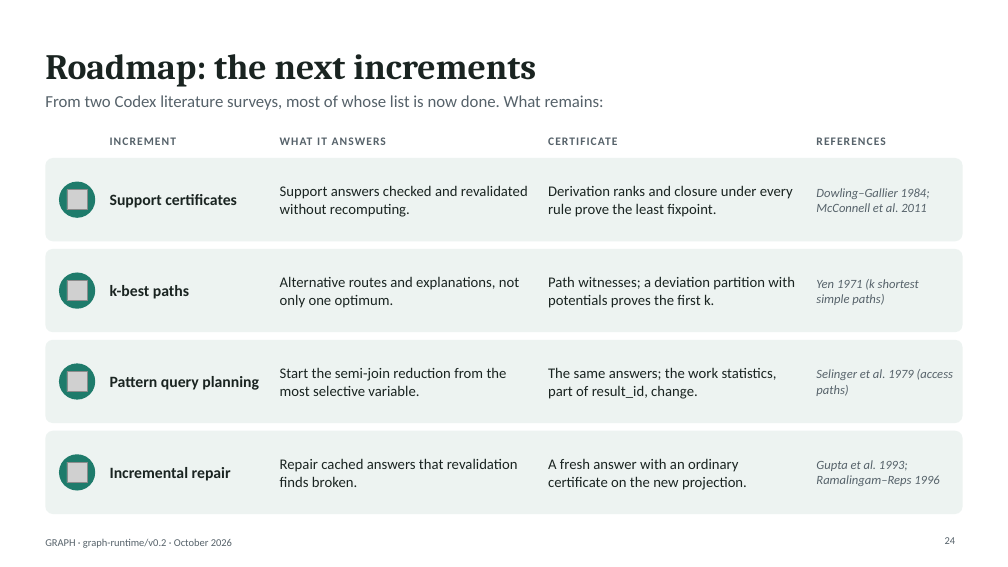
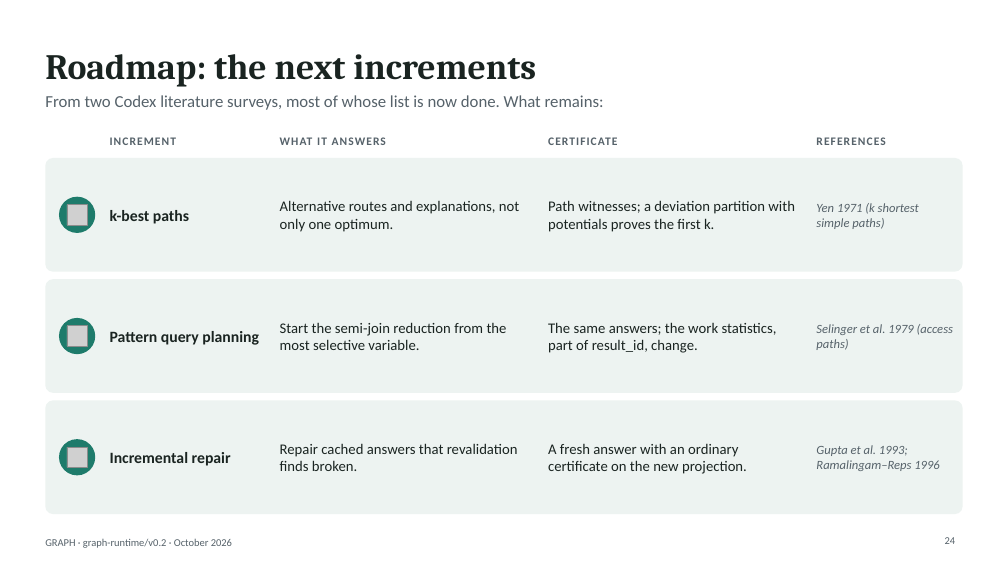
Before and after one commit to hlxin/graph, a slide deck: slide 24 of docs/GRAPH_slides.pptx. Drawn at 1008x567 pixels with LibreOffice and Linux fonts; fonts in the diff are those of the drawing; grey boxes stand for pictures. Boxes give left, top, right and bottom in pixels: in the first picture for what was removed or moved away, otherwise in the second. Text is boxed around its words. In the diff, an @@ line names an element or a change of style, - is before the commit and + after.

```diff
--- a/docs/GRAPH_slides.pptx
+++ b/docs/GRAPH_slides.pptx
@@ rounded rectangle: place and size @@
-rounded rectangle at (45,158,963,241)
+rounded rectangle at (45,158,963,271)
@@ text "k-best paths": place and size @@
-text "k-best paths" at (110,285,189,299)
+text "k-best paths" at (110,210,189,224)
@@ text "Alternative routes and explanations, not ...": place and size @@
-text "Alternative routes and explanations, not ..." at (280,276,519,308)
+text "Alternative routes and explanations, not ..." at (280,200,519,232)
@@ text "Path witnesses; a deviation partition ...": place and size @@
-text "Path witnesses; a deviation partition ..." at (548,276,795,308)
+text "Path witnesses; a deviation partition ..." at (548,200,795,232)
@@ text "Yen 1971 (k shortest simple ...": place and size @@
-text "Yen 1971 (k shortest simple ..." at (816,279,919,305)
+text "Yen 1971 (k shortest simple ..." at (816,203,919,229)
@@ ellipse: place and size @@
-ellipse at (59,181,95,218)
+ellipse at (59,197,95,233)
@@ picture: place and size @@
-picture at (67,281,88,301)
+picture at (67,205,88,225)
@@ picture removed at (67,190,88,210) @@
@@ text removed at (110,194,237,208) @@
-Support certificates
@@ text removed at (280,185,528,217) @@
-Support answers checked and revalidated without recomputing.
@@ text removed at (548,185,793,217) @@
-Derivation ranks and closure under every rule prove the least fixpoint.
@@ text removed at (816,188,930,212) @@
-Dowling–Gallier 1984; McConnell et al. 2011
@@ rounded rectangle: place and size @@
-rounded rectangle at (45,249,963,332)
+rounded rectangle at (45,279,963,392)
@@ text "Pattern query planning": place and size @@
-text "Pattern query planning" at (110,376,259,390)
+text "Pattern query planning" at (110,331,259,345)
@@ text "Start the semi-join reduction from ...": place and size @@
-text "Start the semi-join reduction from ..." at (280,367,507,396)
+text "Start the semi-join reduction from ..." at (280,322,507,350)
@@ text "The same answers; the work ...": place and size @@
-text "The same answers; the work ..." at (548,367,777,399)
+text "The same answers; the work ..." at (548,322,777,353)
@@ text "Selinger et al. 1979 (access ...": place and size @@
-text "Selinger et al. 1979 (access ..." at (816,369,953,396)
+text "Selinger et al. 1979 (access ..." at (816,324,953,350)
@@ ellipse: place and size @@
-ellipse at (59,272,95,309)
+ellipse at (59,318,95,355)
@@ picture: place and size @@
-picture at (67,371,88,392)
+picture at (67,326,88,346)
@@ proportions changed in 3 elements at (45,158,963,271), (45,279,963,392), (45,401,963,514) @@
@@ rounded rectangle: place and size @@
-rounded rectangle at (45,340,963,423)
+rounded rectangle at (45,401,963,514)
@@ text "Incremental repair": place and size @@
-text "Incremental repair" at (110,467,231,481)
+text "Incremental repair" at (110,452,231,466)
@@ text "Repair cached answers that revalidation ...": place and size @@
-text "Repair cached answers that revalidation ..." at (280,458,518,487)
+text "Repair cached answers that revalidation ..." at (280,443,518,471)
@@ text "A fresh answer with an ...": place and size @@
-text "A fresh answer with an ..." at (548,458,747,490)
+text "A fresh answer with an ..." at (548,443,747,474)
@@ text "Gupta et al. 1993; Ramalingam–Reps ...": place and size @@
-text "Gupta et al. 1993; Ramalingam–Reps ..." at (816,460,940,486)
+text "Gupta et al. 1993; Ramalingam–Reps ..." at (816,445,940,471)
@@ rounded rectangle removed at (45,431,963,514) @@
@@ ellipse: place and size @@
-ellipse at (59,364,95,400)
+ellipse at (59,439,95,476)
@@ picture: place and size @@
-picture at (67,462,88,482)
+picture at (67,447,88,467)
@@ ellipse removed at (59,454,95,491) @@
```
Also in this commit, not shown: 3 other slides changed, 1 other file.
